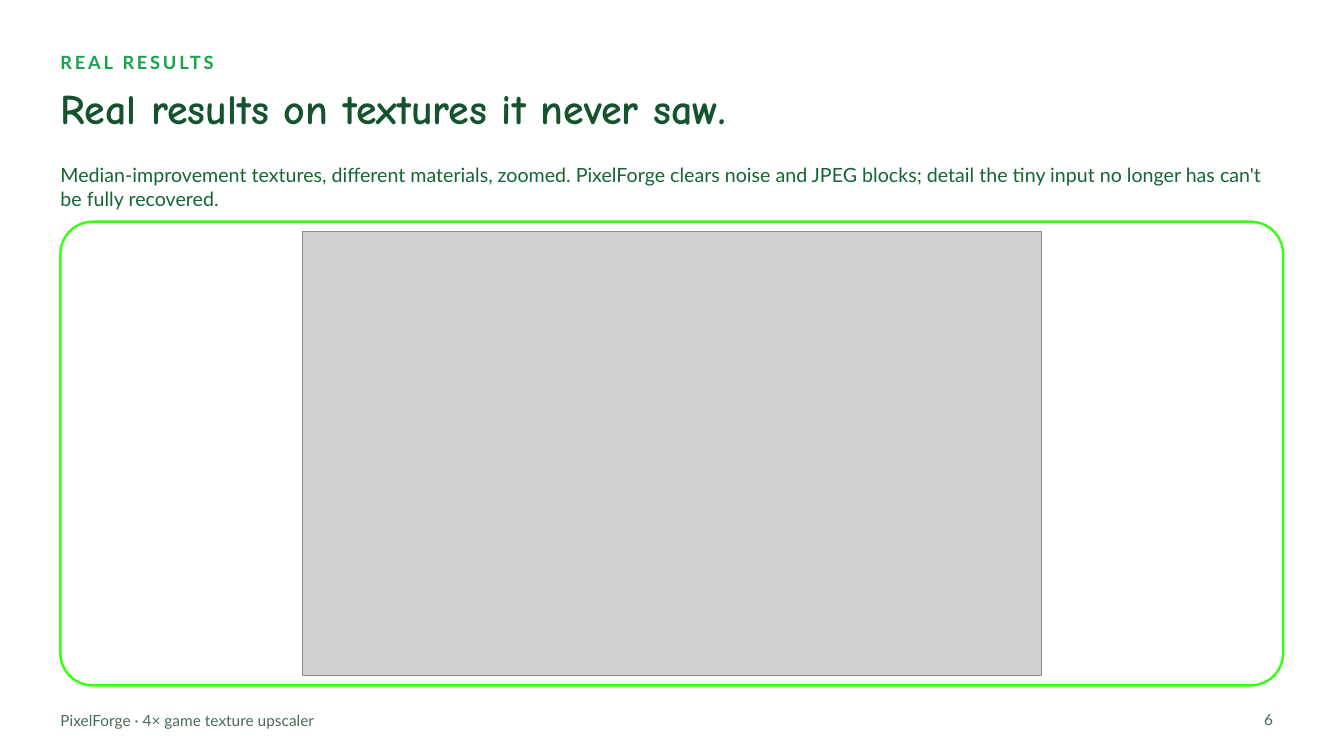
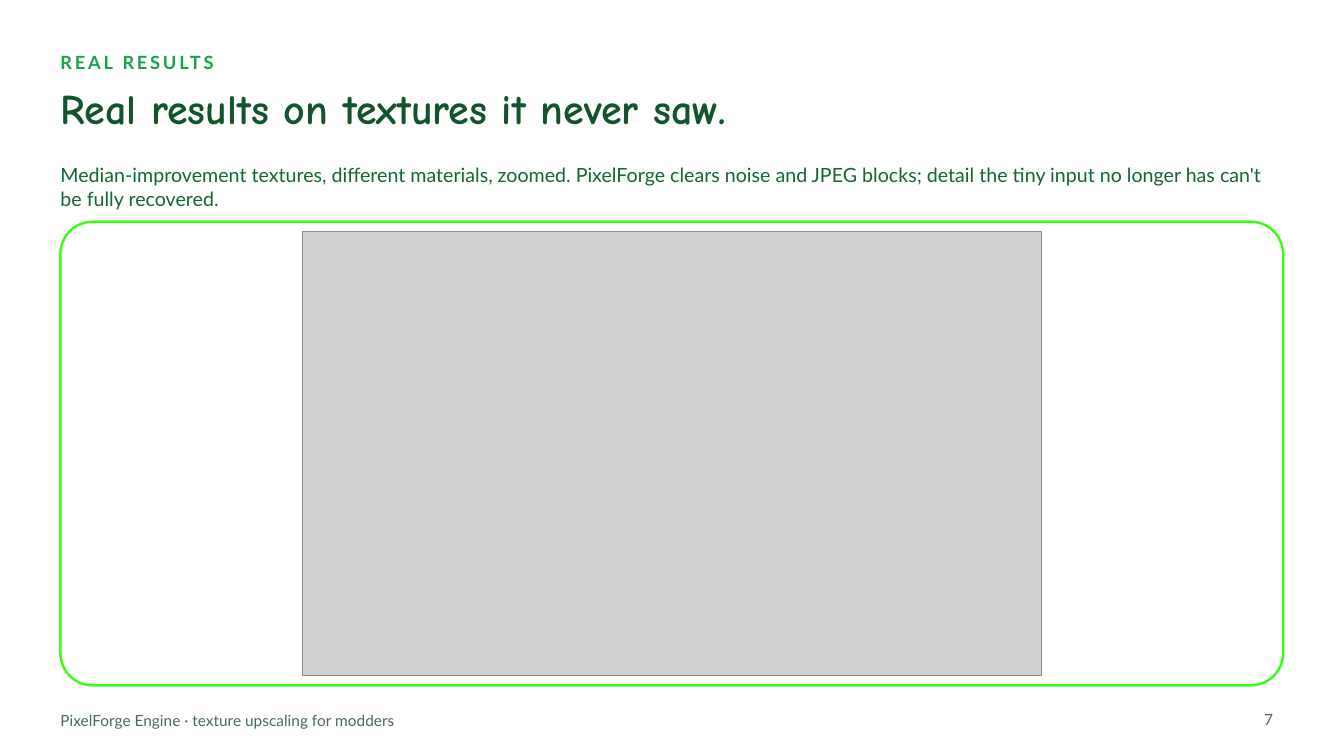
Before and after one commit to Priyanshu-Singh-git/pixelforge, a slide deck: slide 7 of presentation/deck.pptx (slide 6 before the commit). Drawn at 1344x756 pixels with LibreOffice and Linux fonts; fonts in the diff are those of the drawing; grey boxes stand for pictures. Boxes give left, top, right and bottom in pixels: in the first picture for what was removed or moved away, otherwise in the second. Text is boxed around its words. In the diff, an @@ line names an element or a change of style, - is before the commit and + after.

```diff
--- a/presentation/deck.pptx
+++ b/presentation/deck.pptx
@@ text at [60,714,394,729]: text changed @@
-PixelForge · 4× game texture upscaler
+PixelForge Engine · texture upscaling for modders
@@ page number at [1264,714,1273,725]: text changed @@
-6
+7
```
Also in this commit, not shown: 7 other slides changed, 2 slides added, 1 slide removed, 18 other files.
